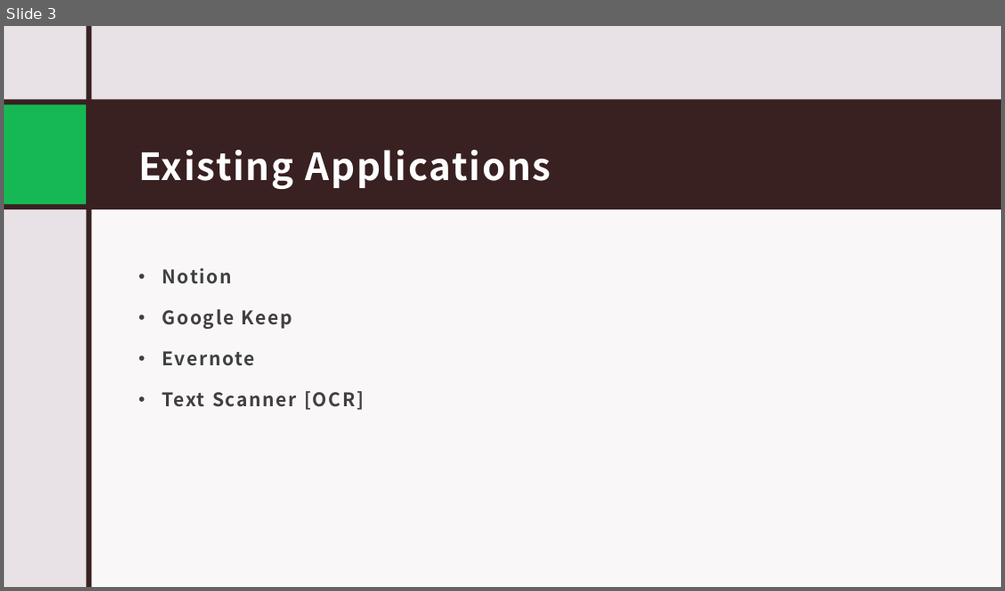
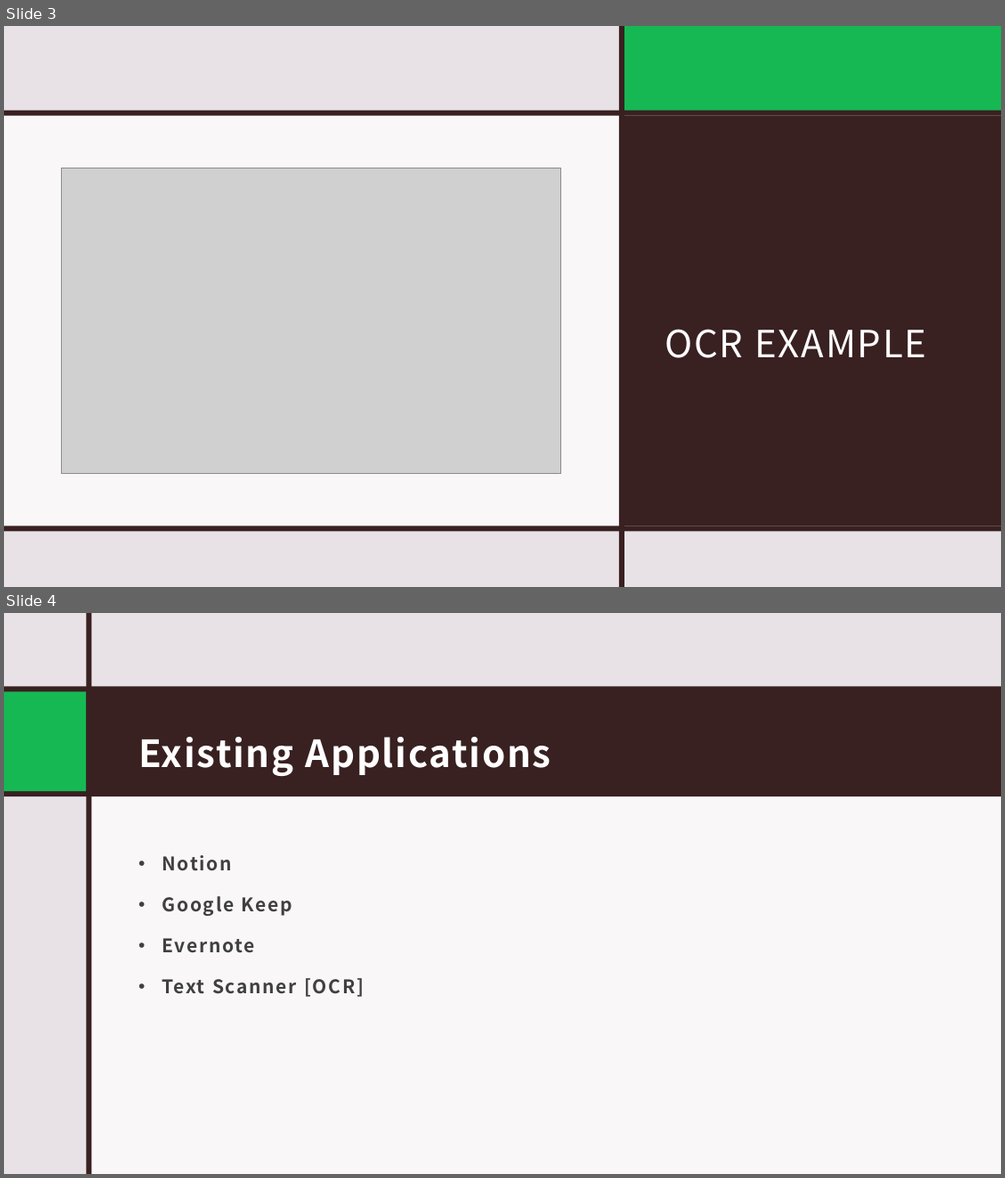
Before and after one commit to IADT-projects/y4-project-CjayGonzales, a slide deck: Docs/Interim Presentation.pptx. Shown one above the other, each under a label of ours: slide 3 before the commit, slides 3 and 4 after it. The pictures are 1005x591 and 1005x1178 pixels, drawn with LibreOffice and Linux fonts; fonts in the diff are those of the drawing; grey boxes stand for pictures. Boxes give left, top, right and bottom in pixels: in the first picture for what was removed or moved away, otherwise in the second. Text is boxed around its words. In the diff, an @@ line names an element or a change of style, - is before the commit and + after.

```diff
--- a/Docs/Interim Presentation.pptx
+++ b/Docs/Interim Presentation.pptx
@@ slide 3 added at bbox=[4, 26, 1001, 587], background #E8E2E6; not listed: 2 template elements that a slide beside it also shows @@
@@ rectangle added at bbox=[4, 26, 1001, 587], fill #E8E2E6 @@
@@ rectangle added at bbox=[617, 26, 623, 587], fill #392021 @@
@@ rectangle added at bbox=[619, 26, 624, 587], fill #392021 @@
@@ rectangle added at bbox=[622, 26, 1001, 112], fill #16B854 @@
@@ rectangle added at bbox=[623, 26, 1001, 587], fill #FFFFFF at 75% opacity @@
@@ rectangle added at bbox=[4, 111, 620, 529], fill #FFFFFF at 75% opacity @@
@@ rectangle added at bbox=[4, 111, 1001, 116], fill #392021 @@
@@ rectangle added at bbox=[624, 116, 1001, 526], fill #392021 @@
@@ picture added at bbox=[61, 168, 561, 473] @@
@@ title added at bbox=[665, 329, 926, 358], 36 pt, text #FFFFFF @@
+OCR EXAMPLE
@@ rectangle added at bbox=[4, 525, 1001, 531], fill #392021 @@
@@ what was slide 3 is now slide 4 @@
```
Also in this commit, not shown: 4 slides changed, 1 other slide added.
